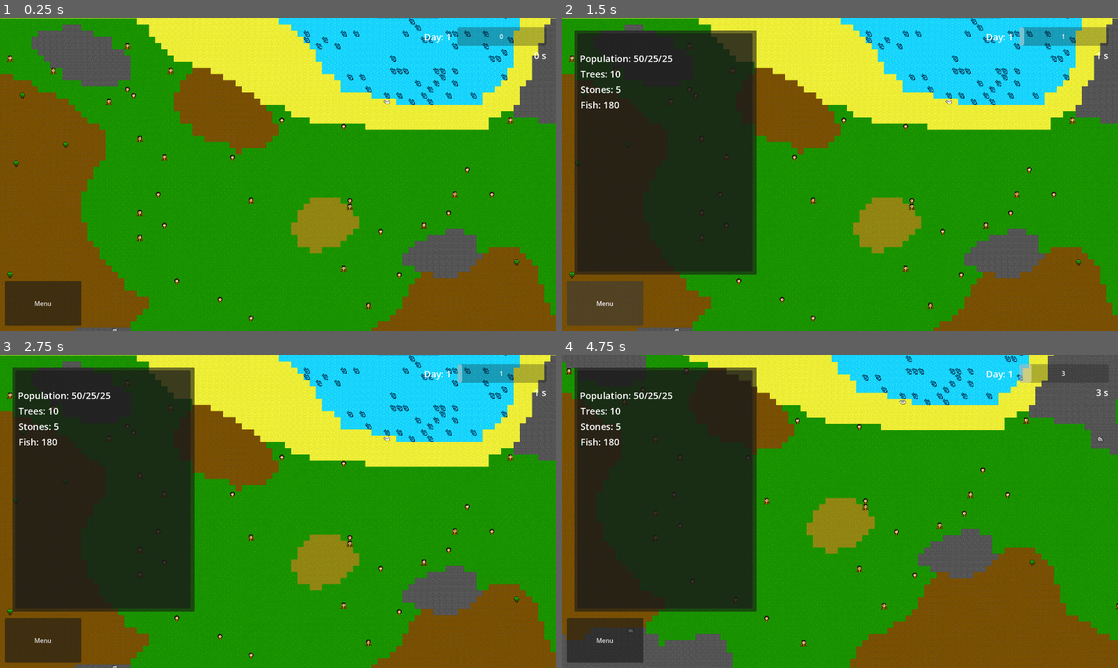
Above: before the commit, frames 1-4 (two rows, left to right).
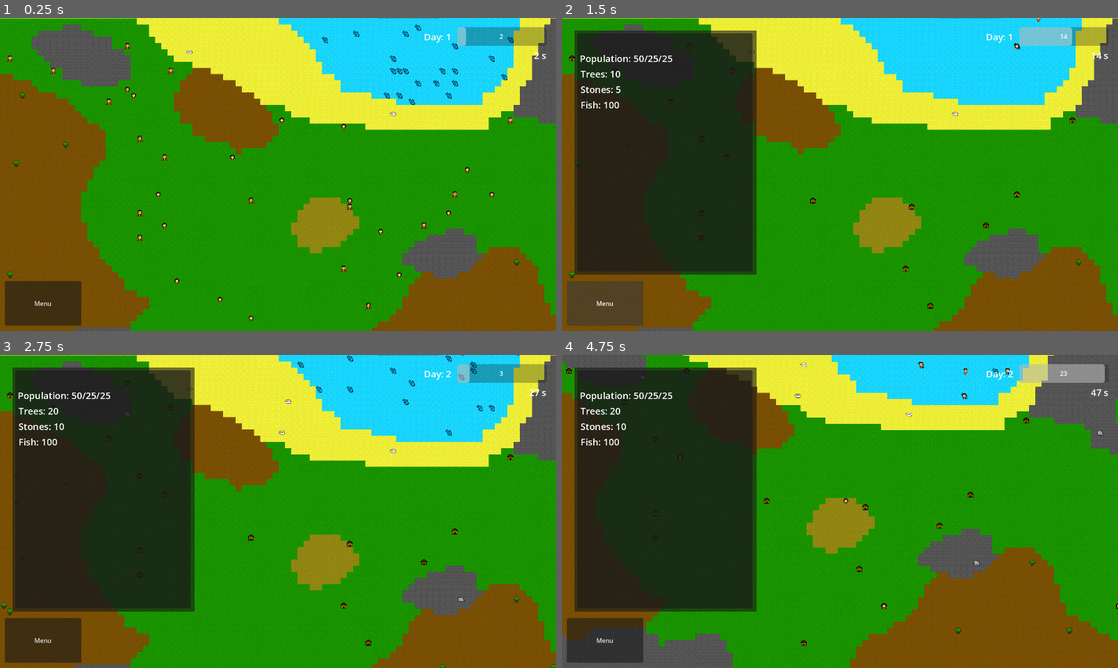
Above: after the commit, the same moments.

Repository: nookaeo/econ-village
Game: Godot game, scene res://scenes/core/world.tscn
Two runs of this game, one before a commit and one after it. Both use one fixed random seed, a clock stepped at 60 frames per second and the inputs below.
Inputs (mouse positions are in pixels of both pictures, inside the frame that each line leads up to):
- Up to frame 1 (0.25 s): no input
- Up to frame 2 (1.5 s): move the mouse to (962, 158) at 0.52 s; click (962, 158) at 0.67 s; click "Menu" at 1.25 s
- Up to frame 3 (2.75 s): drag from (166, 527) to (250, 574) at 2.02 s
- Up to frame 4 (4.75 s): move the mouse to (895, 442) at 2.77 s; click (895, 442) at 2.92 s; drag from (812, 574) to (673, 464) at 3.52 s; move the mouse to (1006, 558) at 4.27 s; click (1006, 558) at 4.42 s

The runs differ from the first frame. In frame 1, 0.5% of the frame differs, in the area x 20-97%, y 0-100%; in frame 2, 1.6%; in frame 3, 1.5%; in frame 4, 1.8%, in the area x 0-100%, y 0-94%.

Commit message:
core: rebalance the amount of resources

Diff:
--- a/resources/core/world_setting_default.tres
+++ b/resources/core/world_setting_default.tres
@@ -4,7 +4,8 @@
 
 [resource]
 script = ExtResource("1_dpie4")
+time_scale = 10
 cowrie_spawn_rate = 20
 stone_spawn_rate = 5
-fish_spawn_rate = 180
+fish_spawn_rate = 100
 metadata/_custom_type_script = "uid://dm2bw75mvkksh"
--- a/resources/natural_resources/fish/basic_fish.tres
+++ b/resources/natural_resources/fish/basic_fish.tres
@@ -7,6 +7,6 @@
 name = "Fish"
 item_name = 3
 drop_amount = 5
-gather_time = 3.0
-gather_hardness = 10.0
+gather_time = 4.0
+gather_hardness = 5.0
 metadata/_custom_type_script = "uid://6ongvi1rrac1"
